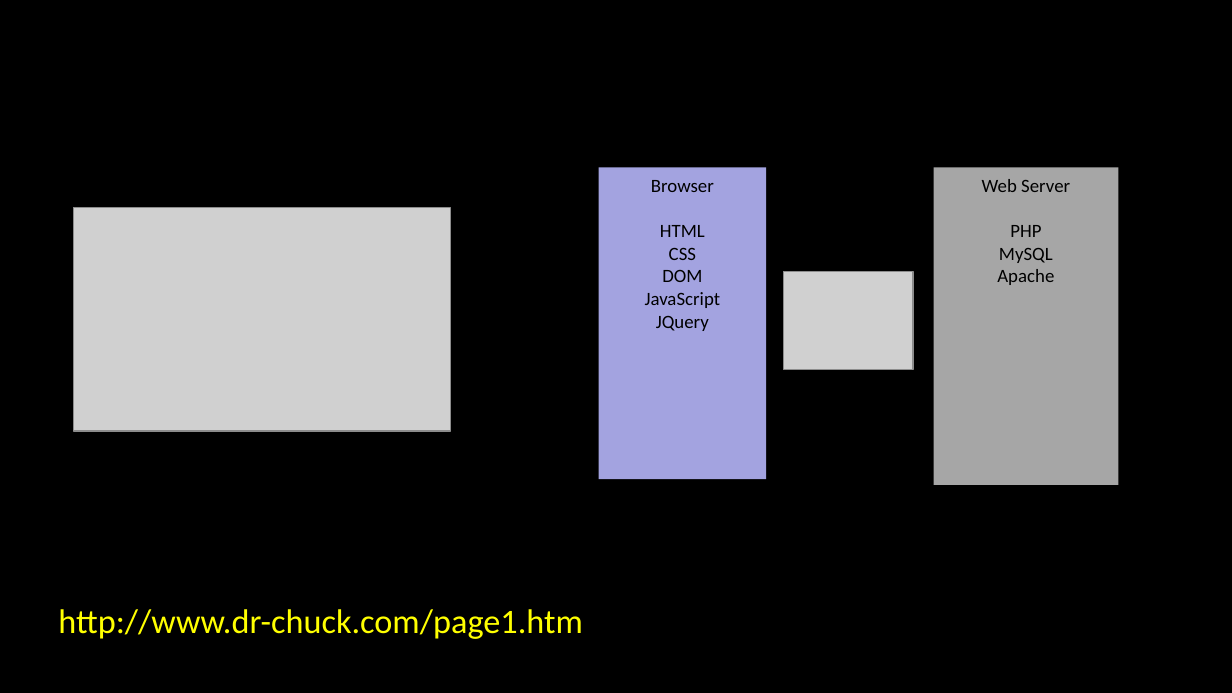
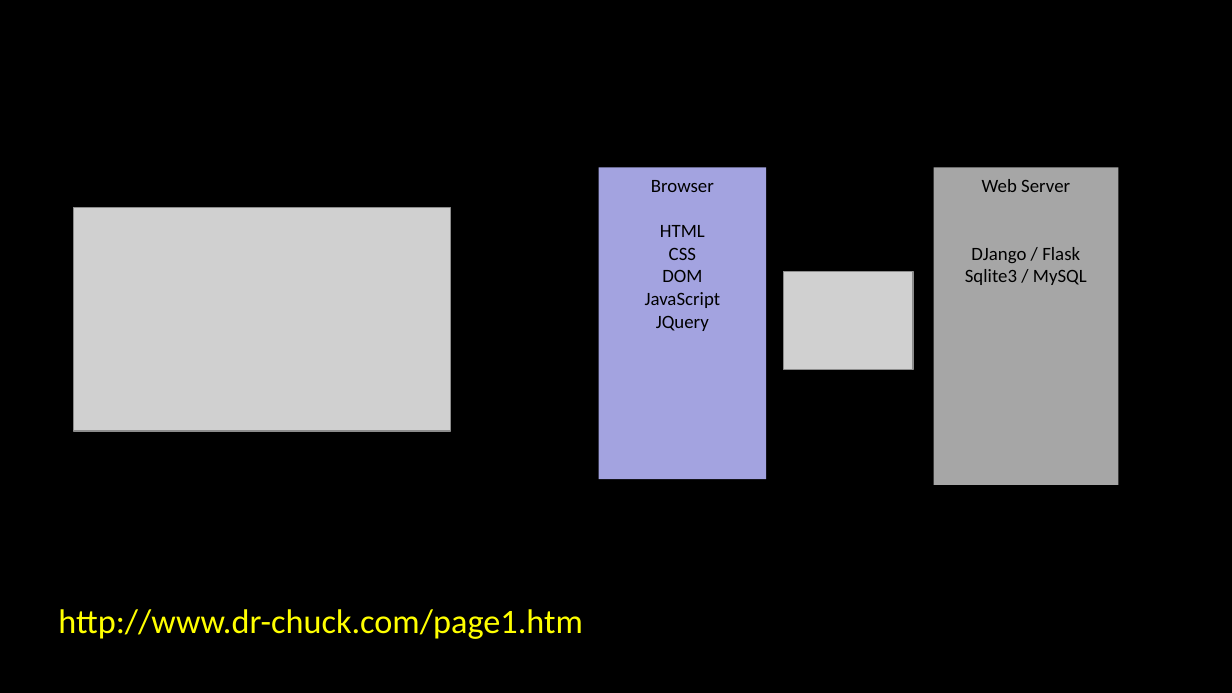
Before and after one commit to csev/dj4e, a slide deck: slide 2 of lectures/Web-01-HTTP.ppt. Drawn at 1232x693 pixels with LibreOffice and Linux fonts; fonts in the diff are those of the drawing; grey boxes stand for pictures. Boxes give left, top, right and bottom in pixels: in the first picture for what was removed or moved away, otherwise in the second. Text is boxed around its words. In the diff, an @@ line names an element or a change of style, - is before the commit and + after.

Commit message:
Update for DJango

```diff
--- a/lectures/Web-01-HTTP.ppt
+++ b/lectures/Web-01-HTTP.ppt
@@ text in rectangle at <box>965,247,1087,285</box>: text changed @@
-PHP
-MySQL
-Apache
+DJango / Flask
+Sqlite3 / MySQL
```
Also in this commit, not shown: 3 other slides changed, 1 slide removed.
